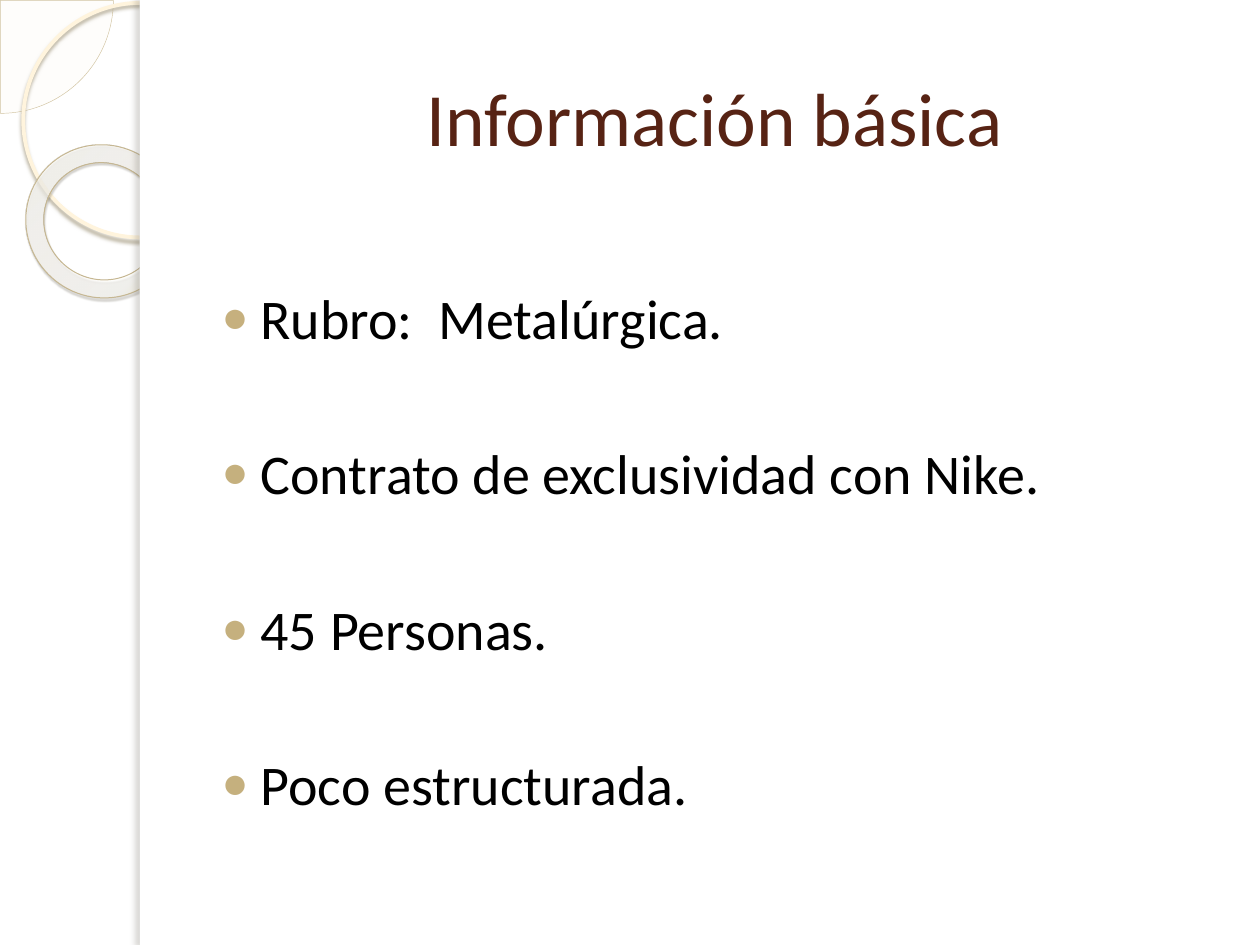
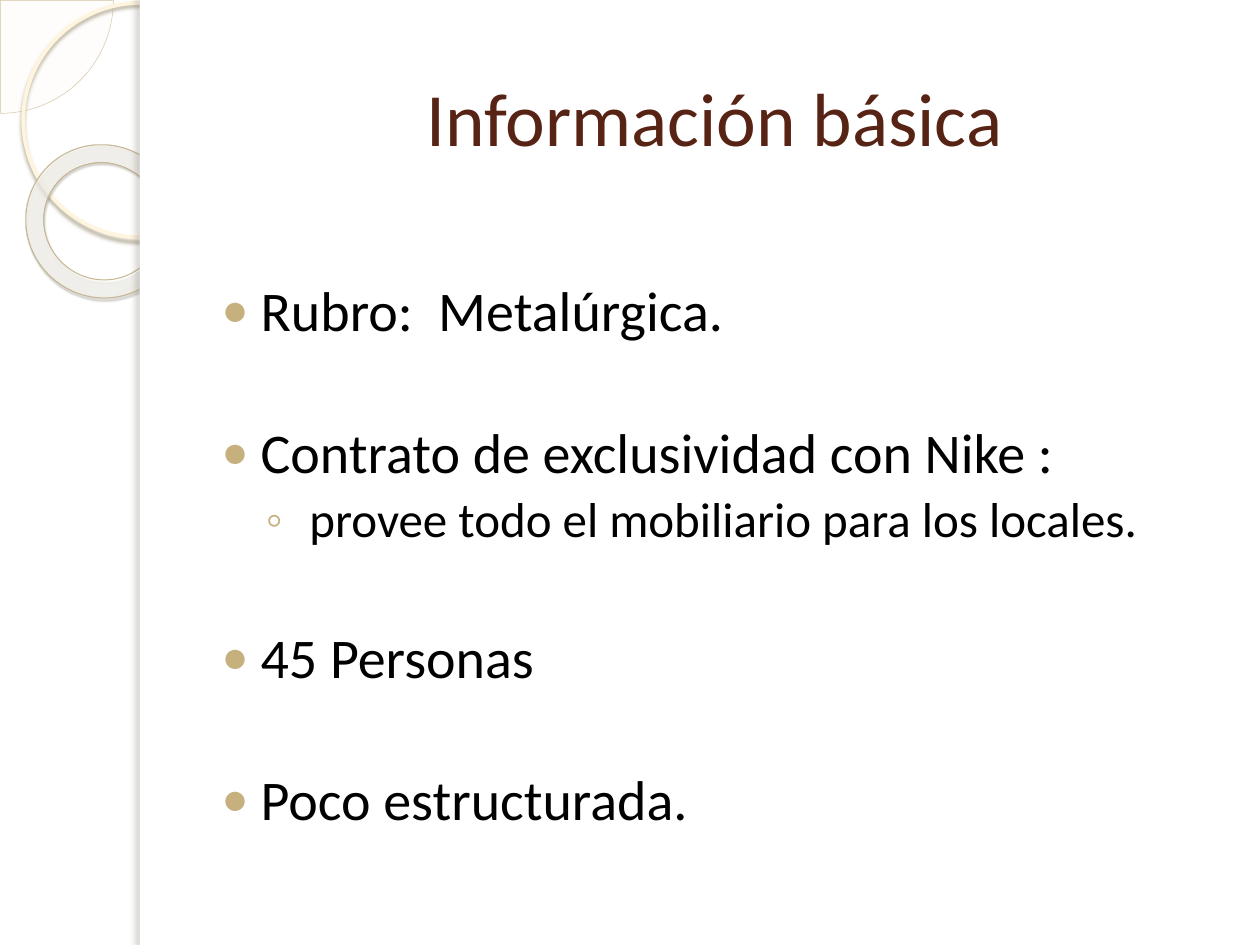
Before and after one commit to Bloodclot24/empresitas, a slide deck: slide 3 of Presentacion/Presentacion.pptx. Drawn at 1260x945 pixels with LibreOffice and Linux fonts; fonts in the diff are those of the drawing; background and template pictures are left out. Boxes give left, top, right and bottom in pixels: in the first picture for what was removed or moved away, otherwise in the second. Text is boxed around its words. In the diff, an @@ line names an element or a change of style, - is before the commit and + after.

```diff
--- a/Presentacion/Presentacion.pptx
+++ b/Presentacion/Presentacion.pptx
@@ text at (261,292,723,821): line spacing 1 to 0.9 @@
@@ text at (261,434,1137,679): text changed @@
-● Contrato de exclusividad con Nike.
-● 45 Personas.
+● Contrato de exclusividad con Nike :
+  ◦ provee todo el mobiliario para los locales.
+● 45 Personas
```
Also in this commit, not shown: 8 other slides changed, 2 slides added, 7 other files.
